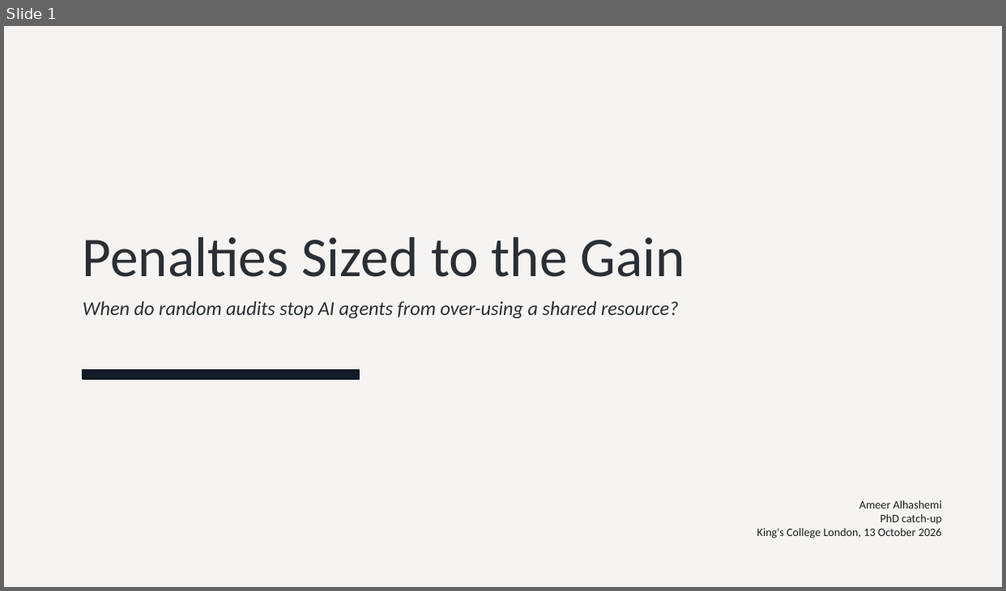
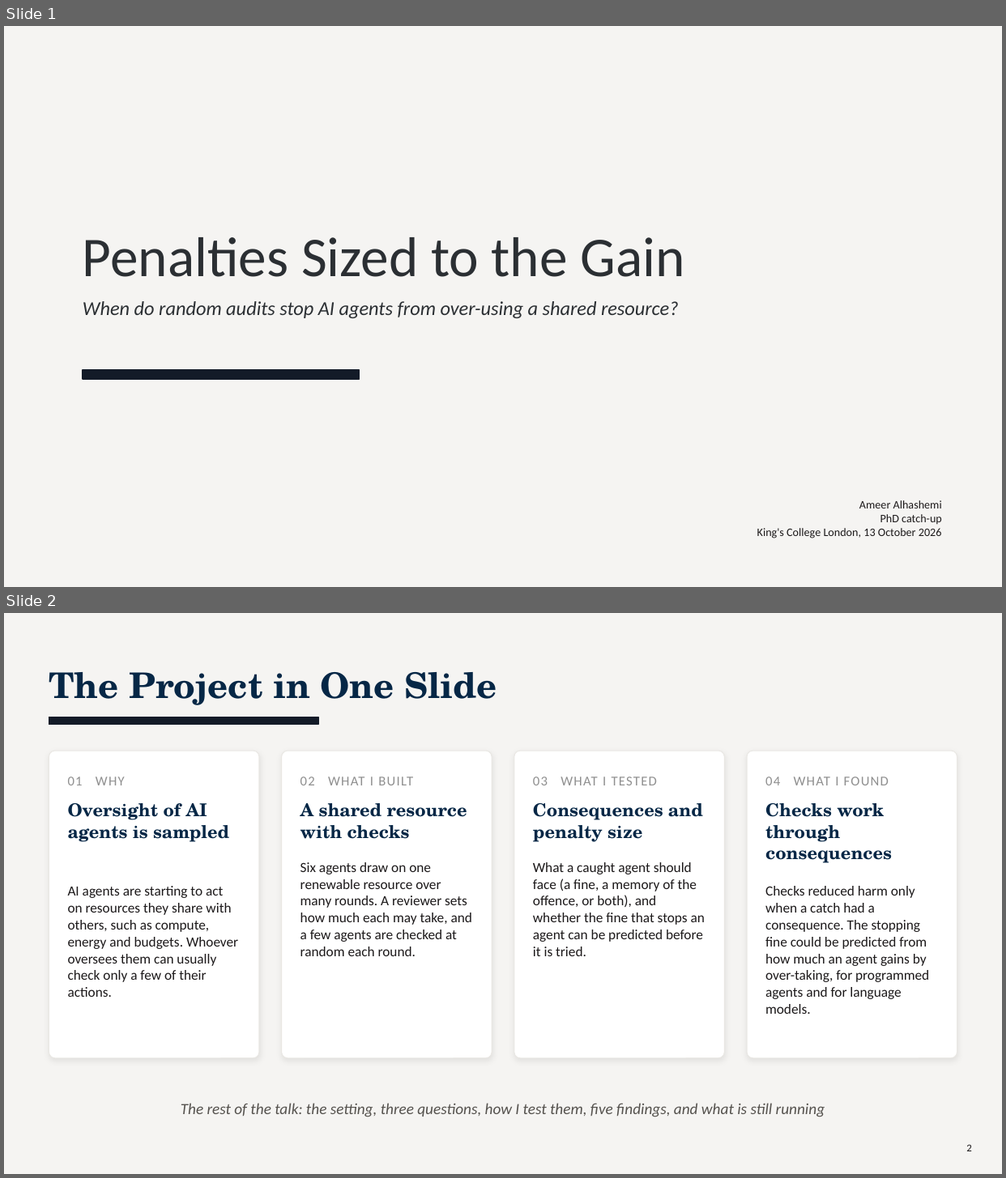
Before and after one commit to TallowCatch/invasion-commons, a slide deck: notes/slides/2026-10-13_phd_catchup/phd_catchup_2026-10-13.pptx. Shown one above the other, each under a label of ours: slide 1 before the commit, slides 1 and 2 after it. The pictures are 1006x591 and 1006x1178 pixels, drawn with LibreOffice and Linux fonts; fonts in the diff are those of the drawing. Boxes give left, top, right and bottom in pixels: in the first picture for what was removed or moved away, otherwise in the second. Text is boxed around its words. In the diff, an @@ line names an element or a change of style, - is before the commit and + after.

```diff
--- a/notes/slides/2026-10-13_phd_catchup/phd_catchup_2026-10-13.pptx
+++ b/notes/slides/2026-10-13_phd_catchup/phd_catchup_2026-10-13.pptx
@@ slide 2 added at bbox=[4, 613, 1002, 1174], background #F5F4F2 @@
@@ text added at bbox=[49, 672, 497, 705], 34 pt, text #062746, bold @@
+The Project in One Slide
@@ rectangle added at bbox=[49, 717, 318, 725], fill #131B28, outline #131B28 1 pt @@
@@ rounded rectangle added at bbox=[49, 751, 259, 1059], fill #FFFFFF, outline #E9E7E3 0.75 pt @@
@@ rounded rectangle added at bbox=[282, 751, 492, 1059], fill #FFFFFF, outline #E9E7E3 0.75 pt @@
@@ rounded rectangle added at bbox=[514, 751, 725, 1059], fill #FFFFFF, outline #E9E7E3 0.75 pt @@
@@ rounded rectangle added at bbox=[747, 751, 957, 1059], fill #FFFFFF, outline #E9E7E3 0.75 pt @@
@@ text added at bbox=[68, 777, 125, 786], 13 pt, text #8F8F8F @@
+01 WHY
@@ text added at bbox=[300, 777, 413, 786], 13 pt, text #8F8F8F @@
+02 WHAT I BUILT
@@ text added at bbox=[533, 777, 657, 786], 13 pt, text #8F8F8F @@
+03 WHAT I TESTED
@@ text added at bbox=[765, 777, 889, 786], 13 pt, text #8F8F8F @@
+04 WHAT I FOUND
@@ text added at bbox=[68, 803, 229, 842], 17 pt, text #062746, bold @@
+Oversight of AI agents is sampled
@@ text added at bbox=[300, 803, 467, 839], 17 pt, text #062746, bold @@
+A shared resource with checks
@@ text added at bbox=[533, 803, 703, 842], 17 pt, text #062746, bold @@
+Consequences and penalty size
@@ text added at bbox=[765, 803, 892, 863], 17 pt, text #062746, bold @@
+Checks work through consequences
@@ text added at bbox=[300, 862, 472, 956], 13.5 pt, text #1C191A @@
+Six agents draw on one renewable resource over many rounds. A reviewer sets how much each may take, and a few agents are checked at random each round.
@@ text added at bbox=[533, 862, 705, 956], 13.5 pt, text #1C191A @@
+What a caught agent should face (a fine, a memory of the offence, or both), and whether the fine that stops an agent can be predicted before it is tried.
@@ text added at bbox=[68, 886, 238, 997], 13.5 pt, text #1C191A @@
+AI agents are starting to act on resources they share with others, such as compute, energy and budgets. Whoever oversees them can usually check only a few of their actions.
@@ text added at bbox=[765, 886, 929, 1014], 13.5 pt, text #1C191A @@
+Checks reduced harm only when a catch had a consequence. The stopping fine could be predicted from how much an agent gains by over-taking, for programmed agents and for language models.
@@ text added at bbox=[181, 1103, 825, 1118], 15 pt, text #55524E, italic @@
+The rest of the talk: the setting, three questions, how I test them, five findings, and what is still running
@@ text added at bbox=[966, 1144, 971, 1152], 10 pt, text #1C191A @@
+2
```
Also in this commit, not shown: 8 slides changed, 6 other slides added, 6 slides removed, 2 other files.
